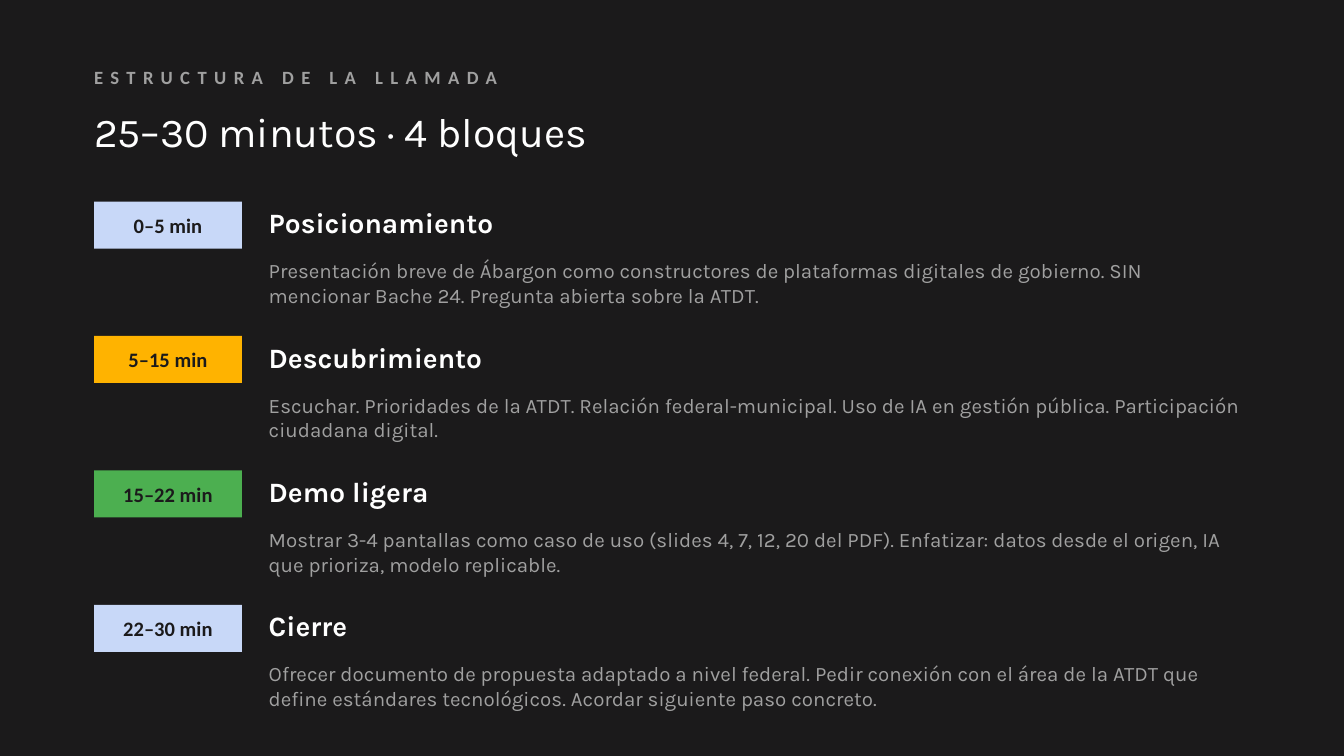
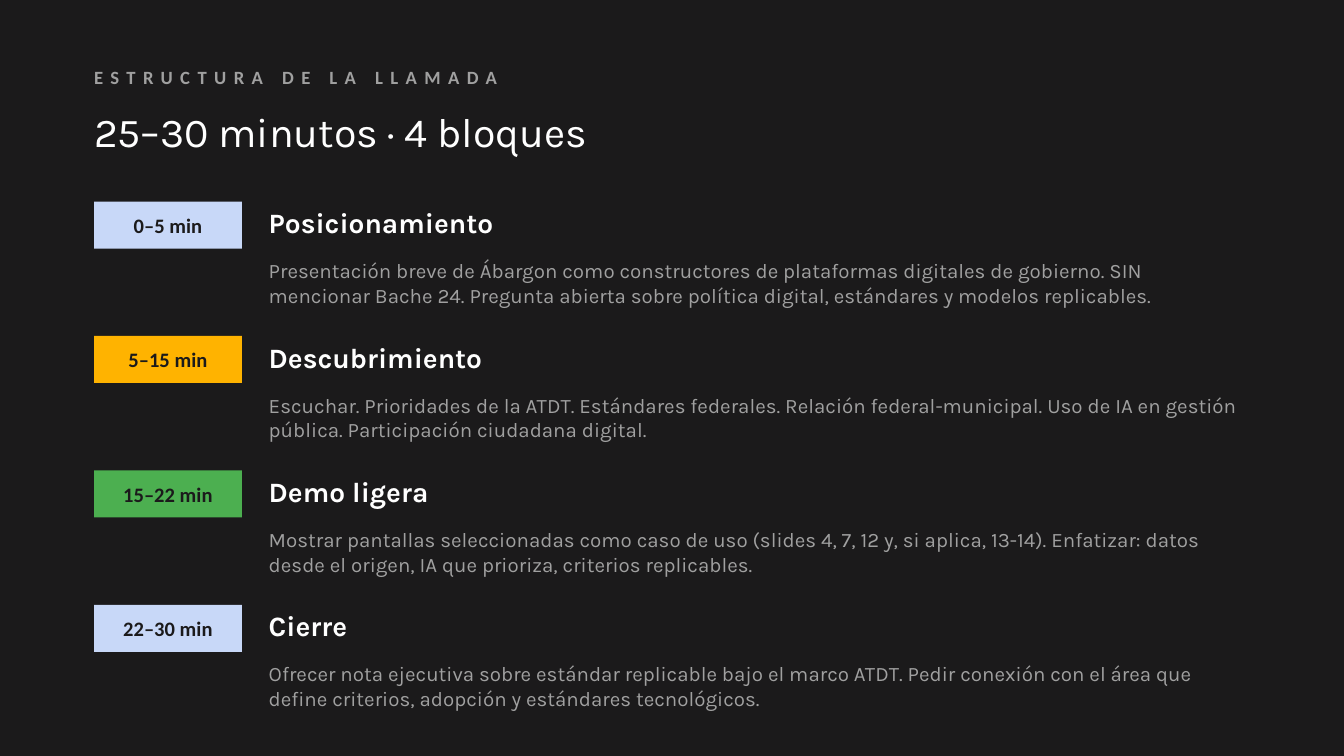
Before and after one commit to jcariasm/abar-vault, a slide deck: slide 7 of leads/juan-carlos-bautista-jacobo/call-prep-bautista-jacobo-atdt.pptx. Drawn at 1344x756 pixels with LibreOffice and Linux fonts; fonts in the diff are those of the drawing. Boxes give left, top, right and bottom in pixels: in the first picture for what was removed or moved away, otherwise in the second. Text is boxed around its words. In the diff, an @@ line names an element or a change of style, - is before the commit and + after.

Commit message:
Refine ATDT lead positioning language

```diff
--- a/leads/juan-carlos-bautista-jacobo/call-prep-bautista-jacobo-atdt.pptx
+++ b/leads/juan-carlos-bautista-jacobo/call-prep-bautista-jacobo-atdt.pptx
@@ text at (x1=269, y1=260, x2=1151, y2=308): text changed @@
-Presentación breve de Ábargon como constructores de plataformas digitales de gobierno. SIN mencionar Bache 24. Pregunta abierta sobre la ATDT.
+Presentación breve de Ábargon como constructores de plataformas digitales de gobierno. SIN mencionar Bache 24. Pregunta abierta sobre política digital, estándares y modelos replicables.
@@ text at (x1=269, y1=397, x2=1236, y2=442): text changed @@
-Escuchar. Prioridades de la ATDT. Relación federal-municipal. Uso de IA en gestión pública. Participación ciudadana digital.
+Escuchar. Prioridades de la ATDT. Estándares federales. Relación federal-municipal. Uso de IA en gestión pública. Participación ciudadana digital.
@@ text at (x1=269, y1=532, x2=1199, y2=577): text changed @@
-Mostrar 3-4 pantallas como caso de uso (slides 4, 7, 12, 20 del PDF). Enfatizar: datos desde el origen, IA que prioriza, modelo replicable.
+Mostrar pantallas seleccionadas como caso de uso (slides 4, 7, 12 y, si aplica, 13-14). Enfatizar: datos desde el origen, IA que prioriza, criterios replicables.
@@ text at (x1=269, y1=665, x2=1191, y2=711): text changed @@
-Ofrecer documento de propuesta adaptado a nivel federal. Pedir conexión con el área de la ATDT que define estándares tecnológicos. Acordar siguiente paso concreto.
+Ofrecer nota ejecutiva sobre estándar replicable bajo el marco ATDT. Pedir conexión con el área que define criterios, adopción y estándares tecnológicos.
```
Also in this commit, not shown: 6 other slides changed, 4 other files.
